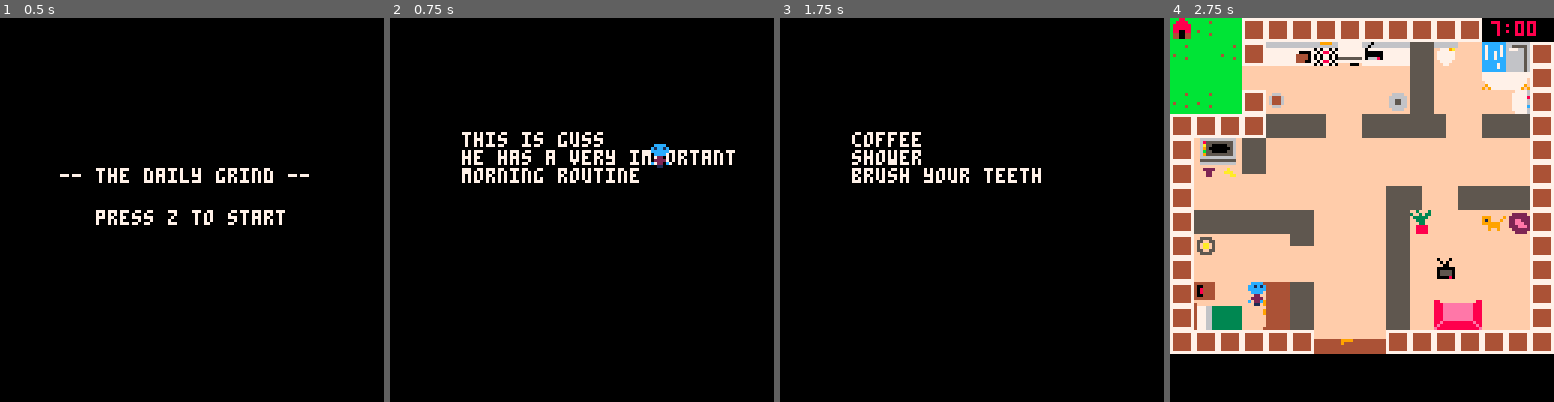
Above: before the commit, frames 1-4 (left to right).
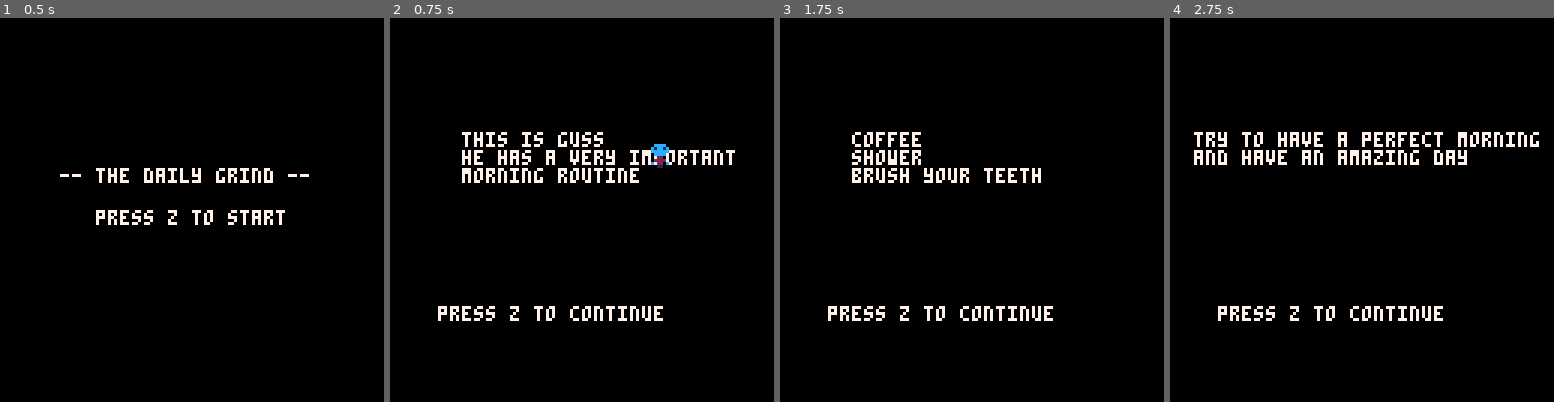
Above: after the commit, the same moments.

Repository: KTNelson/dailygrind-pico8
Game: PICO-8 cartridge dailygrind.p8
Same seed, same stepped clock (60 frames per second), same inputs: the game is played once before the commit and once after it.
Inputs:
- Up to frame 1 (0.5 s): tap X (X key) at 0.33 s
- Up to frame 2 (0.75 s): tap O (Z key) at 0.7 s
- Up to frame 3 (1.75 s): tap X (X key) at 1.07 s; hold Right from 1.6 s (still down); tap O (Z key) at 1.7 s
- Up to frame 4 (2.75 s): tap X (X key) at 1.85 s; release Right at 2.1 s; tap O (Z key) at 2.1, 2.5 s; hold Up 2.15-2.42 s; hold Right from 2.47 s (still down)

Frame 1 is identical in both runs. In frame 2, 0.9% of the frame differs, in the area x 12-72%, y 75-79%; in frame 3, 0.9%; in frame 4, 86%, in the area x 0-100%, y 0-88%.

Commit message:
new screens and stuffs

Diff:
--- a/dailygrind.p8
+++ b/dailygrind.p8
@@ -218,7 +218,7 @@
   radio = make_task_sprite(8.5, 1.5, 25)
   init_tasks()
   init_dog_waypoints()
-  music(0, 7)
+  music(0, 10)
 end
 --------------------------------------- collision
 
@@ -366,7 +366,7 @@
           if current_task.complete == false then
             current_task.complete = true
             radio.spr = 63
-            music(5, 7)
+            music(5, 10)
             current_task.task_skill -= 1
           else
             current_task.complete = false
@@ -389,6 +389,7 @@
     if current_task.name == "go to work" then
       tasks[11].days_since_completion = 0
       gamestate = "result"
+      music(-1)
     end
   end
 end
@@ -445,23 +446,23 @@
 
 function play_task_sfx(task_name)
   if task_name == "make your breakfast" then
-    sfx(17, -1)
+    sfx(17, 0)
   elseif task_name == "brush your teeth" and task_is_counting_up == false then
-    sfx(12, -1)
+    sfx(12, 0)
   elseif task_name == "take a shower" then
-    sfx(13, -1)
+    sfx(13, 0)
   elseif task_name == "feed your dog" then
-    sfx(14, -1)
+    sfx(14, 0)
   elseif task_name == "watch the lovely tv" and task_is_counting_up == false then
-    sfx(15, -1)
+    sfx(15, 0)
   elseif task_name == "do your laundry" then
-    sfx(16, -1)
+    sfx(16, 0)
   elseif task_name == "make a decent coffee" then
-    sfx(18, -1)
+    sfx(18, 0)
   elseif task_name == "go to work" then
-    sfx(19, -1)
+    sfx(19, 0)
   elseif task_name == "relieve yourself" then
-    sfx(20, -1)
+    sfx(20, 0)
   end
 end
 
@@ -478,21 +479,26 @@
 
 function capture_menu_buttons()
   if btnp(4) then -- z button
-    sfx(10)
+    sfx(10, 1)
     if gamestate == "alarm" then
       reset_game()
       gamestate = "game"
       music(-1)
+    elseif gamestate == "title" then
+      gamestate = "intro1"
     elseif gamestate == "intro1" then
       gamestate = "intro2"
-    elseif gamestate == "title" then
-      gamestate = "intro1"
     elseif gamestate == "intro2" then
+      gamestate = "intro3"
+    elseif gamestate == "intro3" then
+      gamestate = "intro4"
+    elseif gamestate == "intro4" then
       gamestate = "alarm"
     elseif gamestate == "result" then
       warning_index = 0
       gamestate = "alarm"
-      sfx(0)
+      sfx(-1)
+      sfx(0, 1)
       for tsk in all(tasks) do
       if tsk.newly_skilled == true then
           tsk.newly_skilled = false
@@ -530,6 +536,7 @@
 function update_timer()
   if timervar == 60 then
     gamestate = "failure"
+    music(-1)
   end
 
   if framecount % 15 == 0 and framecount ~= 0 then
@@ -683,7 +690,7 @@
     framecount+=1
   end
 
-  if gamestate == "failure" or gamestate == "alarm" or gamestate == "title" or gamestate == "intro1" or gamestate == "intro2" or gamestate == "result" then
+  if gamestate == "failure" or gamestate == "alarm" or gamestate == "title" or gamestate == "intro1" or gamestate == "intro2" or gamestate == "intro3" or gamestate == "intro4" or gamestate == "result" then
     capture_menu_buttons()
   end
 
@@ -824,13 +831,30 @@
       he has a very important\
       morning routine", 0, 32, 7)
       spr(50, 86, 42)
+      print("press z to continue", 16, 96, 7)
     end
     if gamestate == "intro2" then
       print("\
       coffee\
       shower\
       brush your teeth", 0, 32, 7)
-    end
+      print("press z to continue", 16, 96, 7)
+    end
+    if gamestate == "intro3" then
+      print("\
+      things you do\
+      in the morning\
+      affect your day", 0, 32, 7)
+      print("press z to continue", 16, 96, 7)
+    end
+    if gamestate == "intro4" then
+      print("\
+      try to have a perfect morning\
+      and have an amazing day", -16, 32, 7)
+      print("press z to continue", 16, 96, 7)
+    end
+
+
 end
 
 endingstrings = {}
